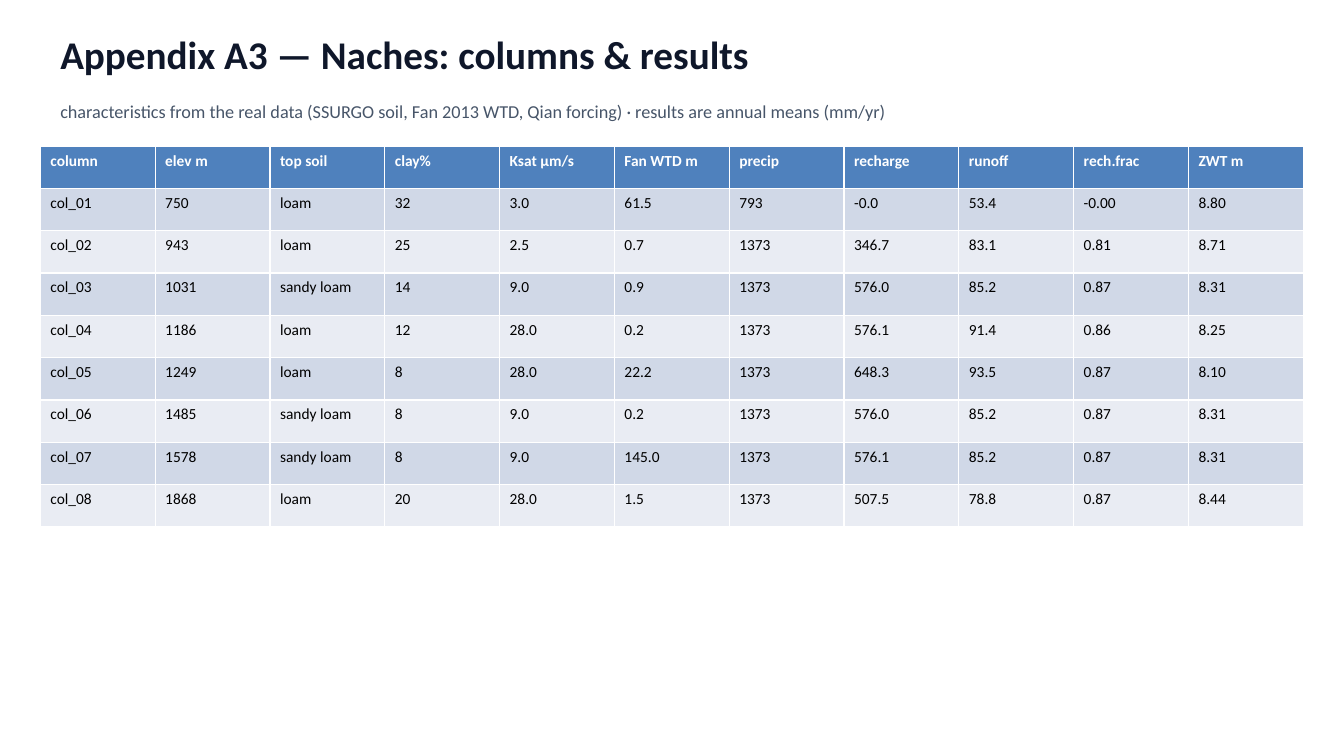
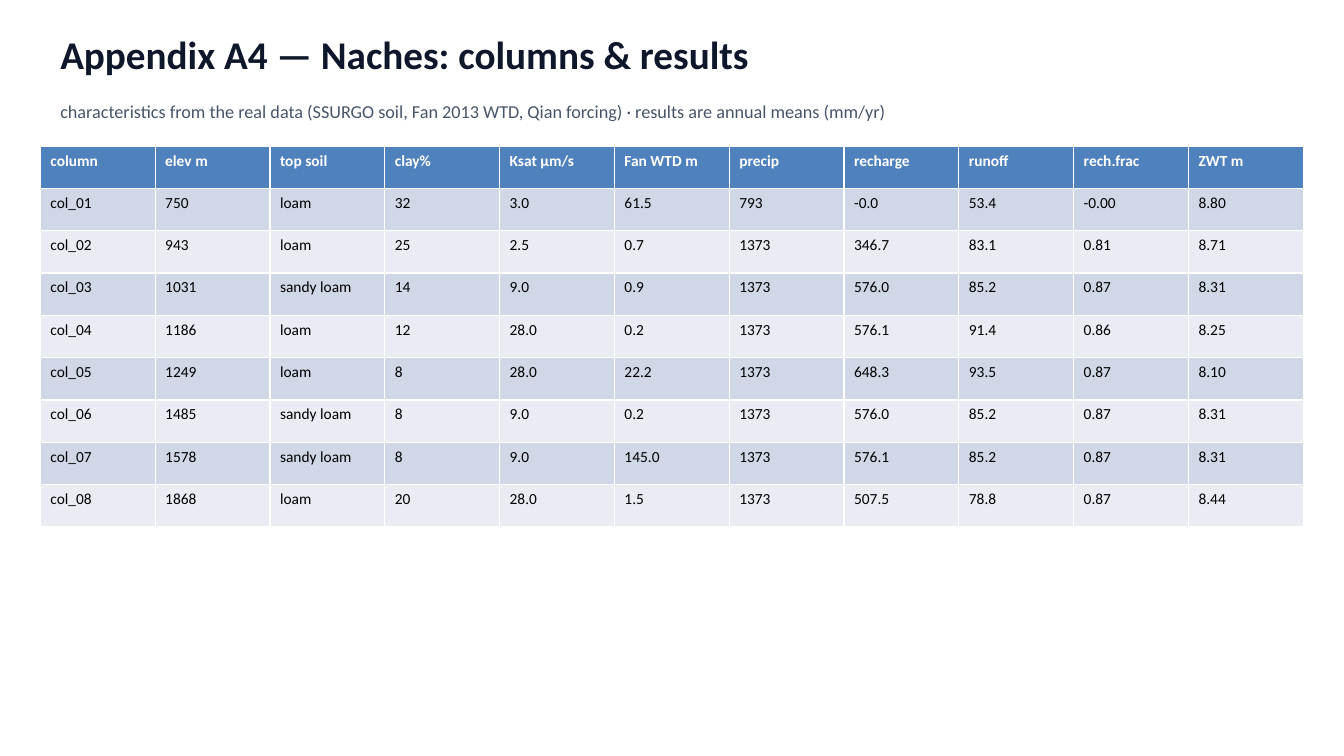
Before and after one commit to hoangtv1899/multi-agent-framework, a slide deck: slide 45 of docs/slides/story_20260705.pptx (slide 35 before the commit). Drawn at 1344x756 pixels with LibreOffice and Linux fonts; fonts in the diff are those of the drawing. Boxes give left, top, right and bottom in pixels: in the first picture for what was removed or moved away, otherwise in the second. Text is boxed around its words. In the diff, an @@ line names an element or a change of style, - is before the commit and + after.

```diff
--- a/docs/slides/story_20260705.pptx
+++ b/docs/slides/story_20260705.pptx
@@ text at box(60, 41, 749, 75): text changed @@
-Appendix A3 — Naches: columns & results
+Appendix A4 — Naches: columns & results
```
Also in this commit, not shown: 9 other slides changed, 10 slides added, 1 other file.
